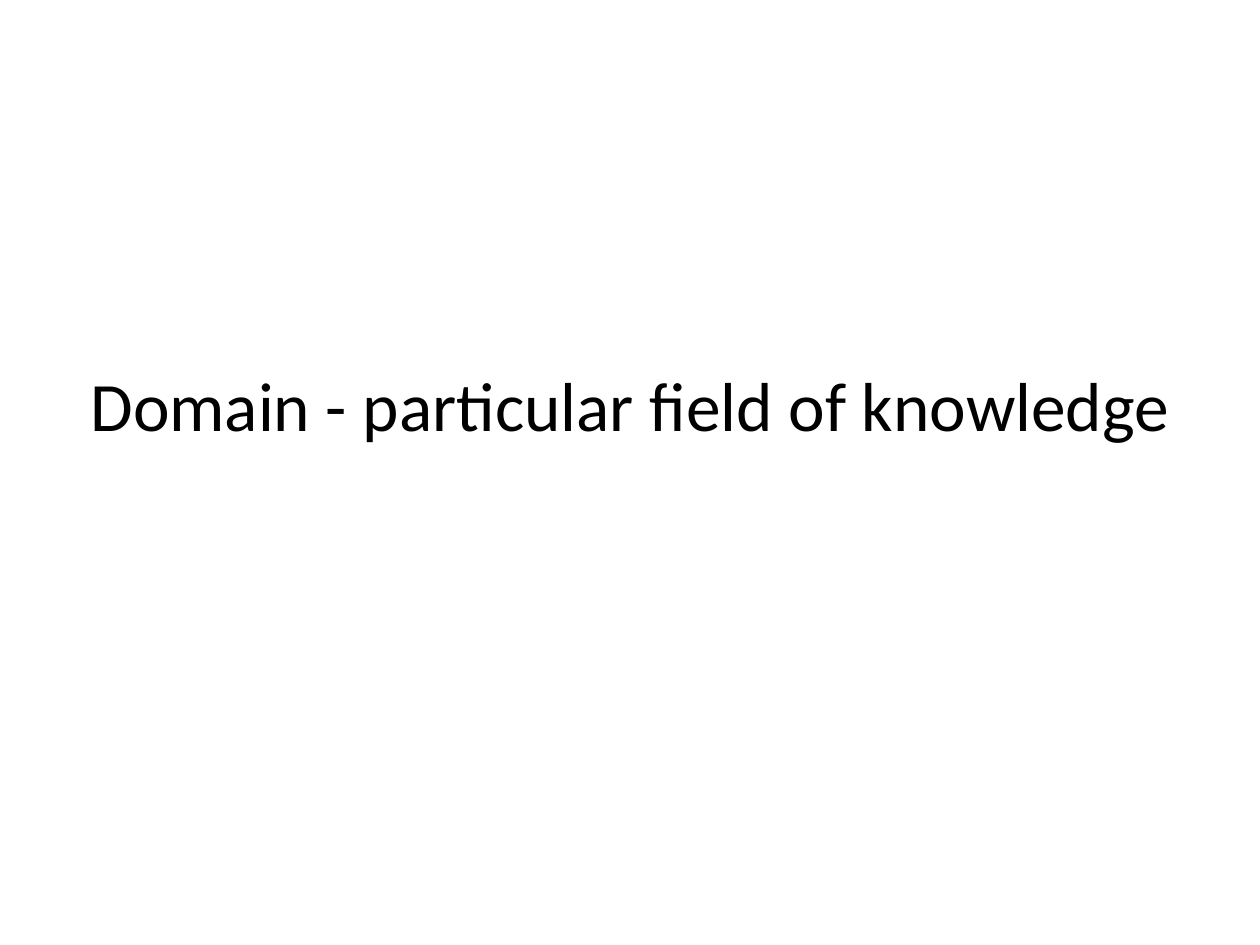
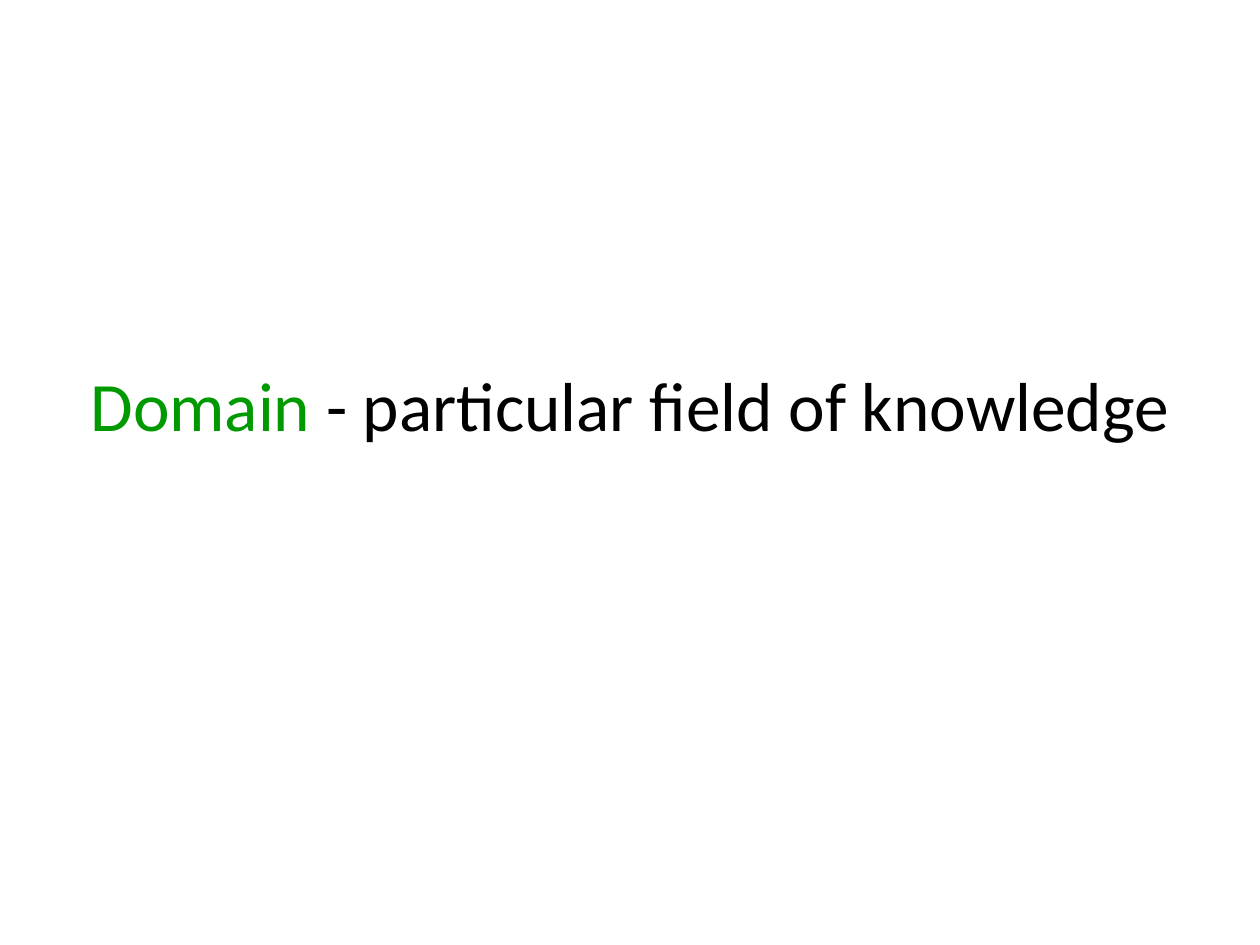
Before and after one commit to arturtv/dddpresentation, a slide deck: slide 4 of Domain-DrivenDesign.A.Trosin.pptx (slide 6 before the commit). Drawn at 1260x945 pixels with LibreOffice and Linux fonts; fonts in the diff are those of the drawing. Boxes give left, top, right and bottom in pixels: in the first picture for what was removed or moved away, otherwise in the second. Text is boxed around its words. In the diff, an @@ line names an element or a change of style, - is before the commit and + after.

```diff
--- a/Domain-DrivenDesign.A.Trosin.pptx
+++ b/Domain-DrivenDesign.A.Trosin.pptx
@@ title "Domain - particular field of ..." at <box>90,383,1169,443</box>: text colour #000000 to #009900 in "Domain" @@
```
Also in this commit, not shown: 6 other slides changed, 2 slides added, 1 slide removed.
